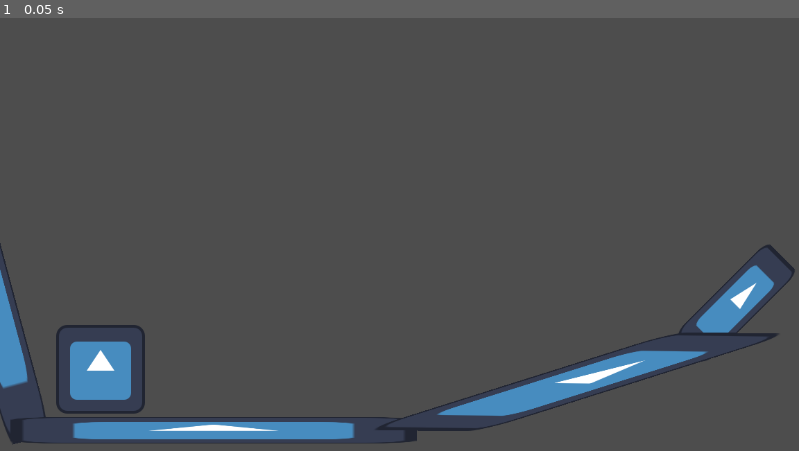
Above: before the commit, frame 1.
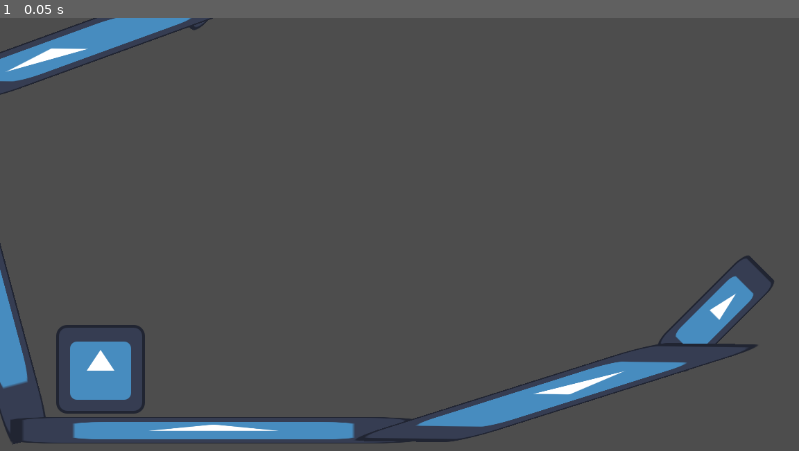
Above: after the commit, the same moment.

Repository: GSTranter/godot-4-tutorial_complete-2d
Game: Godot game, scene res://my_level.tscn
Same seed, same stepped clock (60 frames per second), same inputs: the game is played once before the commit and once after it. The engine's default icon, where the game draws it, is replaced by a stand-in: a white triangle on a blue panel in a dark square.
Inputs:
- Up to frame 1 (0.05 s): no input

The runs differ from the first frame. In frame 1, 4.5% of the frame differs, in the area x 0-100%, y 0-98%.

Commit message:
More hotkey fiddling

Diff:
--- a/projects/learning_godot/my_level.tscn
+++ b/projects/learning_godot/my_level.tscn
@@ -9,8 +9,14 @@
 texture = ExtResource("1_qpi13")
 
 [node name="Sprite2D2" type="Sprite2D" parent="." unique_id=1780818646]
-position = Vector2(1062, 411.00003)
+position = Vector2(1032.2662, 426.63162)
 rotation = 0.7853982
+scale = Vector2(0.49708128, 1.461419)
+texture = ExtResource("1_qpi13")
+
+[node name="Sprite2D4" type="Sprite2D" parent="." unique_id=21218536]
+position = Vector2(324.10504, -67.44871)
+rotation = 3.905444
 scale = Vector2(0.49708128, 1.461419)
 texture = ExtResource("1_qpi13")
 
@@ -26,7 +32,13 @@
 texture = ExtResource("1_qpi13")
 
 [node name="Icon" type="Sprite2D" parent="Icon" unique_id=879875664]
-position = Vector2(114.31104, -235.78918)
+position = Vector2(107.82459, -183.1354)
 rotation = 0.20242849
 scale = Vector2(0.2908822, 3.7921493)
 texture = ExtResource("1_qpi13")
+
+[node name="Icon2" type="Sprite2D" parent="Icon" unique_id=262866213]
+position = Vector2(-46.661354, -1847.4061)
+rotation = 3.3178623
+scale = Vector2(0.2908822, 3.7921493)
+texture = ExtResource("1_qpi13")
